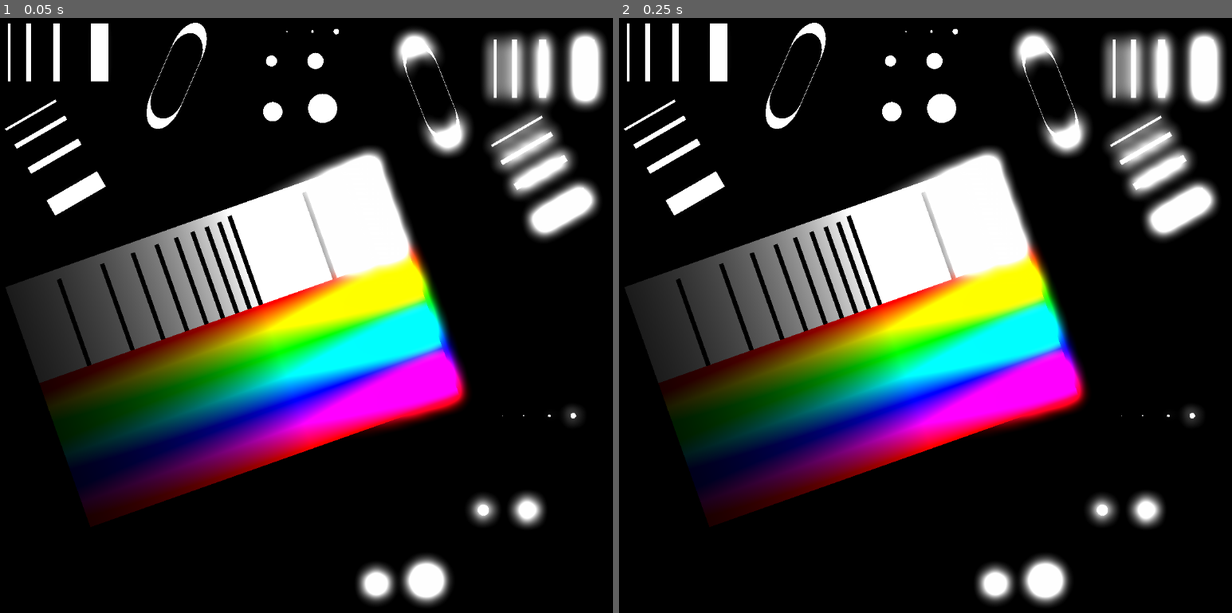
Above: before the commit, frames 1-2 (left to right).
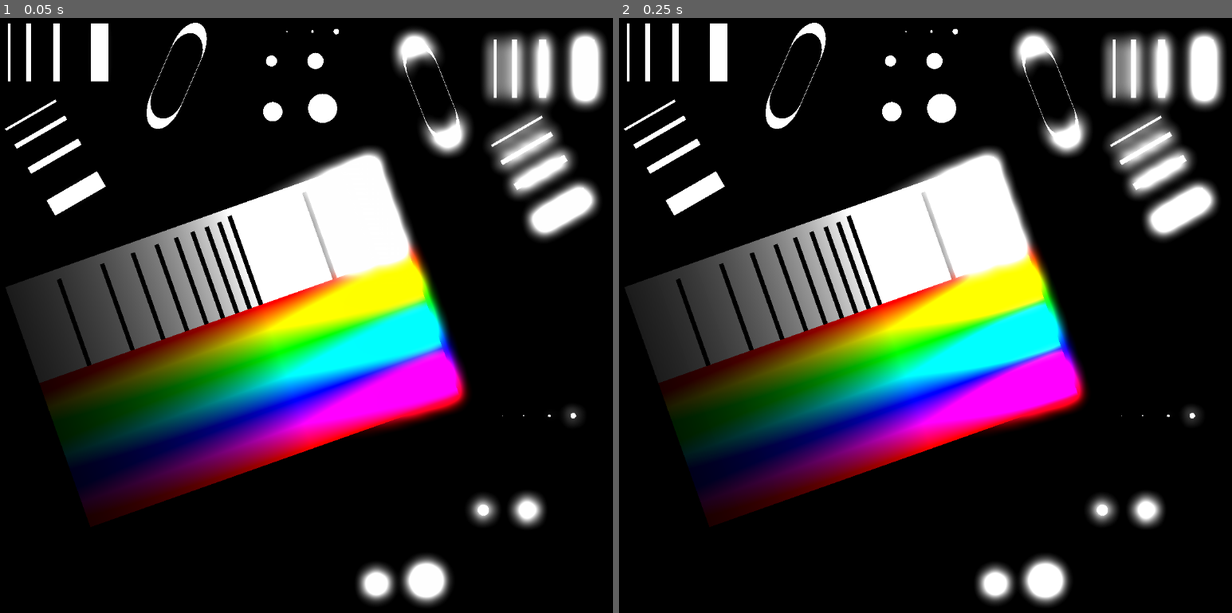
Above: after the commit, the same moments.

Repository: allenwp/godot-glow-comparison
Game: Godot game, scene res://node_3d.tscn
Two runs of this game, one before a commit and one after it. Both use one fixed random seed, a clock stepped at 60 frames per second and the inputs below.
Inputs:
- Up to frame 1 (0.05 s): no input
- Up to frame 2 (0.25 s): no input

Frame 1 is identical in both runs. In frame 2, 0.6% of the frame differs, in the area x 50-75%, y 39-68%.

Commit message:
Added HDR 2D disabled

Diff:
--- a/glow-comparison.gd
+++ b/glow-comparison.gd
@@ -6,6 +6,10 @@
 # Called when the node enters the scene tree for the first time.
 func _ready() -> void:
 	var env := world_environment.environment
+
+	get_window().use_hdr_2d = true;
+	await get_tree().create_timer(0).timeout
+	await RenderingServer.frame_post_draw
 
 	print("| Mobile HDR 2D (this PR) | Mobile HDR 2D (4.5) | Forward+ HDR 2D (4.5)\n| --- | --- | ---")
 	for level in range(7):
@@ -19,15 +23,43 @@
 		await RenderingServer.frame_post_draw
 		var folder_path: String = "glow_comparison/level_%d/" % (level + 1)
 		DirAccess.make_dir_recursive_absolute("user://%s" % folder_path)
-		_save_image("%s/4.5_foward-hdr2d" % folder_path)
+		_save_image("%s4.5_forward-hdr2d" % folder_path)
 
 		var table_line: String = ""
 		table_line += " | ![mobile-hdr2d]"
-		table_line += "(https://github.com/allenwp/godot-glow-comparison/raw/refs/heads/main/%s/mobile-hdr2d.webp)" % [folder_path]
+		table_line += "(https://github.com/allenwp/godot-glow-comparison/raw/refs/heads/main/%s/update_mobile-hdr2d.webp)" % [folder_path]
 		table_line += " | ![4.5_mobile-hdr2d]"
 		table_line += "(https://github.com/allenwp/godot-glow-comparison/raw/refs/heads/main/%s/4.5_mobile-hdr2d.webp)" % [folder_path]
-		table_line += " | ![4.5_foward-hdr2d]"
-		table_line += "(https://github.com/allenwp/godot-glow-comparison/raw/refs/heads/main/%s/4.5_foward-hdr2d.webp)" % [folder_path]
+		table_line += " | ![4.5_forward-hdr2d]"
+		table_line += "(https://github.com/allenwp/godot-glow-comparison/raw/refs/heads/main/%s/4.5_forward-hdr2d.webp)" % [folder_path]
+		print(table_line)
+
+
+	get_window().use_hdr_2d = false;
+	await get_tree().create_timer(0).timeout
+	await RenderingServer.frame_post_draw
+
+	print("| Mobile (this PR) | Mobile (4.5) | Forward+ (4.5)\n| --- | --- | ---")
+	for level in range(7):
+		for l in range(7):
+			if l ==  level:
+				env.set_glow_level(l, 1)
+			else:
+				env.set_glow_level(l, 0)
+
+		await get_tree().create_timer(0).timeout
+		await RenderingServer.frame_post_draw
+		var folder_path: String = "glow_comparison/level_%d/" % (level + 1)
+		DirAccess.make_dir_recursive_absolute("%s" % folder_path)
+		_save_image("%s4.5_forward" % folder_path)
+
+		var table_line: String = ""
+		table_line += " | ![mobile]"
+		table_line += "(https://github.com/allenwp/godot-glow-comparison/raw/refs/heads/main/%s/update_mobile.webp)" % [folder_path]
+		table_line += " | ![4.5_mobile]"
+		table_line += "(https://github.com/allenwp/godot-glow-comparison/raw/refs/heads/main/%s/4.5_mobile.webp)" % [folder_path]
+		table_line += " | ![4.5_forward]"
+		table_line += "(https://github.com/allenwp/godot-glow-comparison/raw/refs/heads/main/%s/4.5_forward.webp)" % [folder_path]
 		print(table_line)
 
 	OS.shell_show_in_file_manager(ProjectSettings.globalize_path("user://"))
@@ -37,4 +69,4 @@
 	# PNG does not save color profile in a way that Firefox plays nicely with
 	# get_tree().root.get_viewport().get_texture().get_image().save_png(path + ".png")
 	# Save lossless webp instead:
-	get_tree().root.get_viewport().get_texture().get_image().save_webp(path + ".webp")
+	get_tree().root.get_viewport().get_texture().get_image().save_webp("user://" + path + ".webp")
Renamed: glow_comparison/level_1/4.5_foward-hdr2d.webp -> glow_comparison/level_1/4.5_forward-hdr2d.webp
Binary file added: glow_comparison/level_1/4.5_forward.webp
Binary file added: glow_comparison/level_1/4.5_mobile.webp
Binary file removed: glow_comparison/level_1/mobile-hdr2d.webp
Binary file added: glow_comparison/level_1/update_mobile-hdr2d.webp
Binary file added: glow_comparison/level_1/update_mobile.webp
Renamed: glow_comparison/level_2/4.5_foward-hdr2d.webp -> glow_comparison/level_2/4.5_forward-hdr2d.webp
Binary file added: glow_comparison/level_2/4.5_forward.webp
Binary file added: glow_comparison/level_2/4.5_mobile.webp
Renamed: glow_comparison/level_2/mobile-hdr2d.webp -> glow_comparison/level_2/update_mobile-hdr2d.webp
Binary file added: glow_comparison/level_2/update_mobile.webp
Renamed: glow_comparison/level_3/4.5_foward-hdr2d.webp -> glow_comparison/level_3/4.5_forward-hdr2d.webp
(and 24 more such lines)
